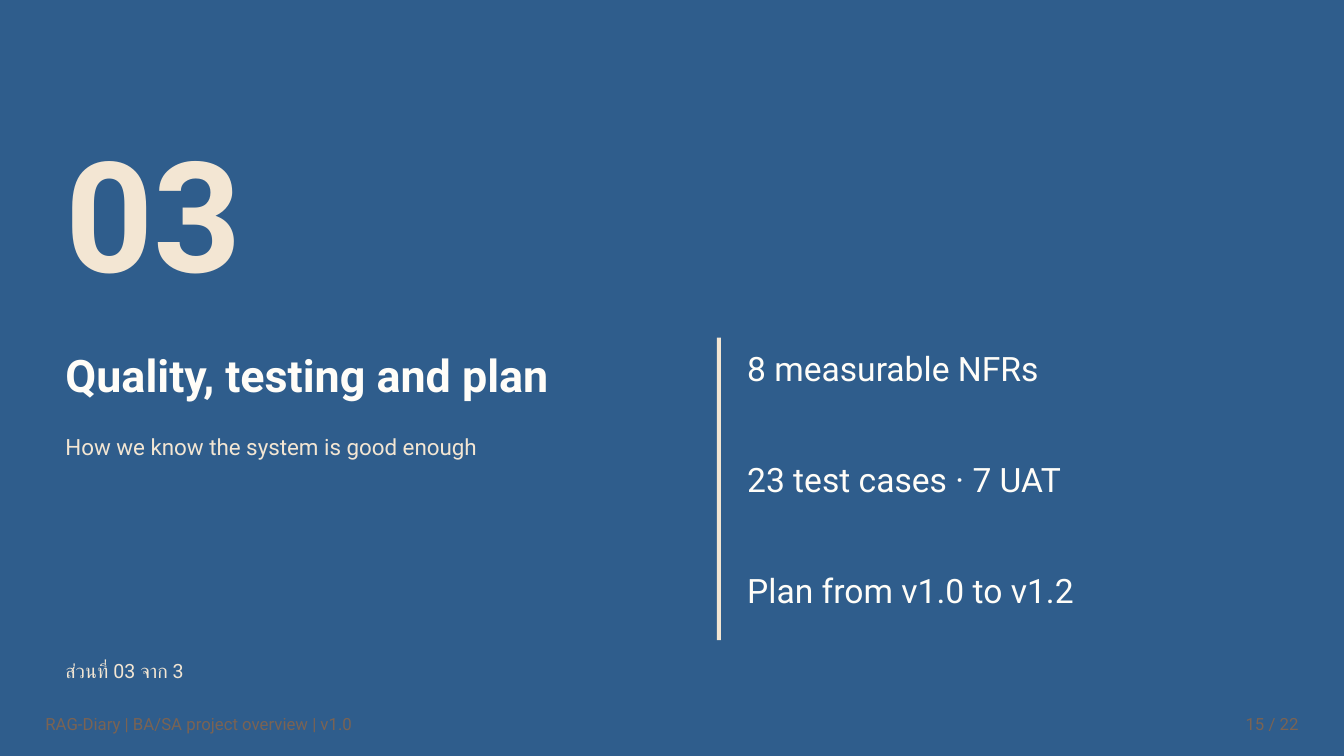
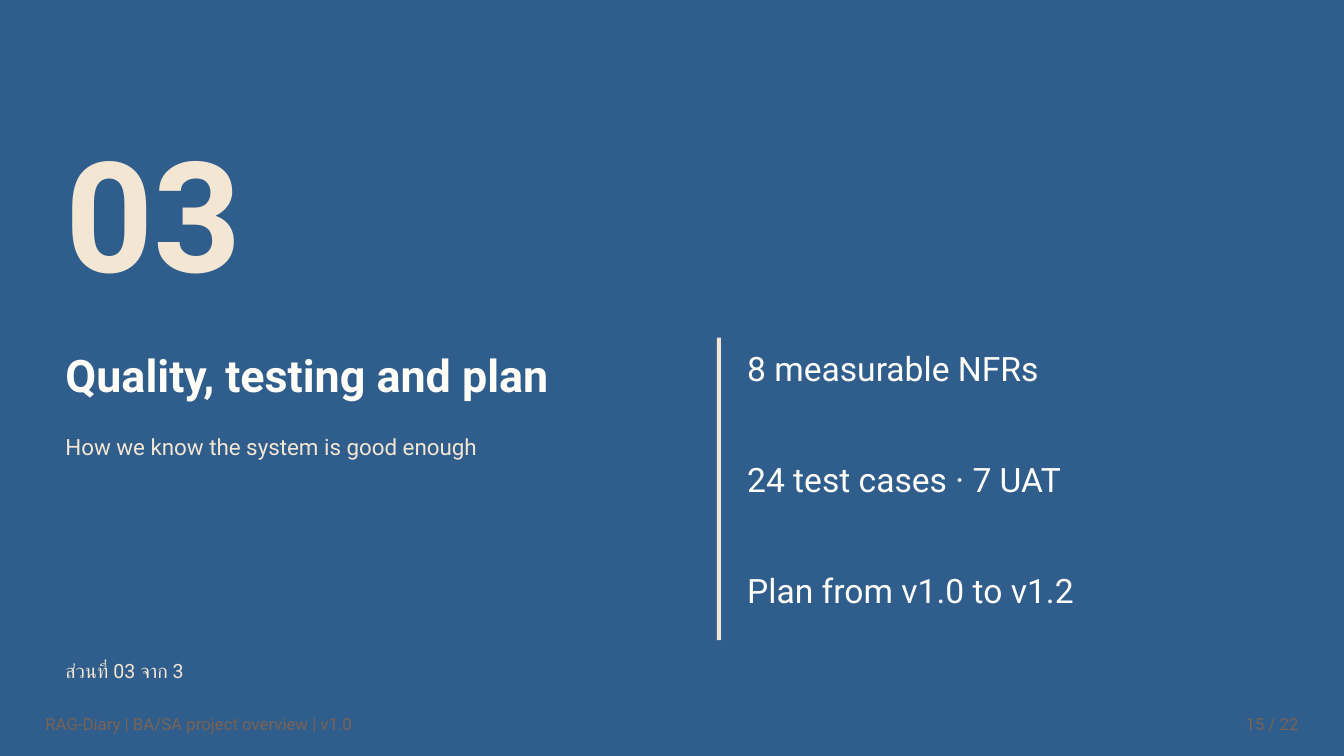
Before and after one commit to Zynin43839/oranut-blueprint, a slide deck: slide 15 of assets/media/deck-en.pptx. Drawn at 1344x756 pixels with LibreOffice and Linux fonts; fonts in the diff are those of the drawing. Boxes give left, top, right and bottom in pixels: in the first picture for what was removed or moved away, otherwise in the second. Text is boxed around its words. In the diff, an @@ line names an element or a change of style, - is before the commit and + after.

Commit message:
docs: refresh the document set for the image fallback
- ship the rebuilt PDFs (SRS, RTM, ADR, NFR, TEST-PLAN, CR log) in Thai and English
- show the new counts on the page: 24 test cases, 11 decision records, 10 change requests
- rebuild both decks with the same numbers
- rebuild the bundles so the ZIPs match the PDFs on the page

```diff
--- a/assets/media/deck-en.pptx
+++ b/assets/media/deck-en.pptx
@@ text at bbox=[747, 468, 1061, 493]: text changed @@
-23 test cases · 7 UAT
+24 test cases · 7 UAT
```
Also in this commit, not shown: 4 other slides changed, 21 other files.
